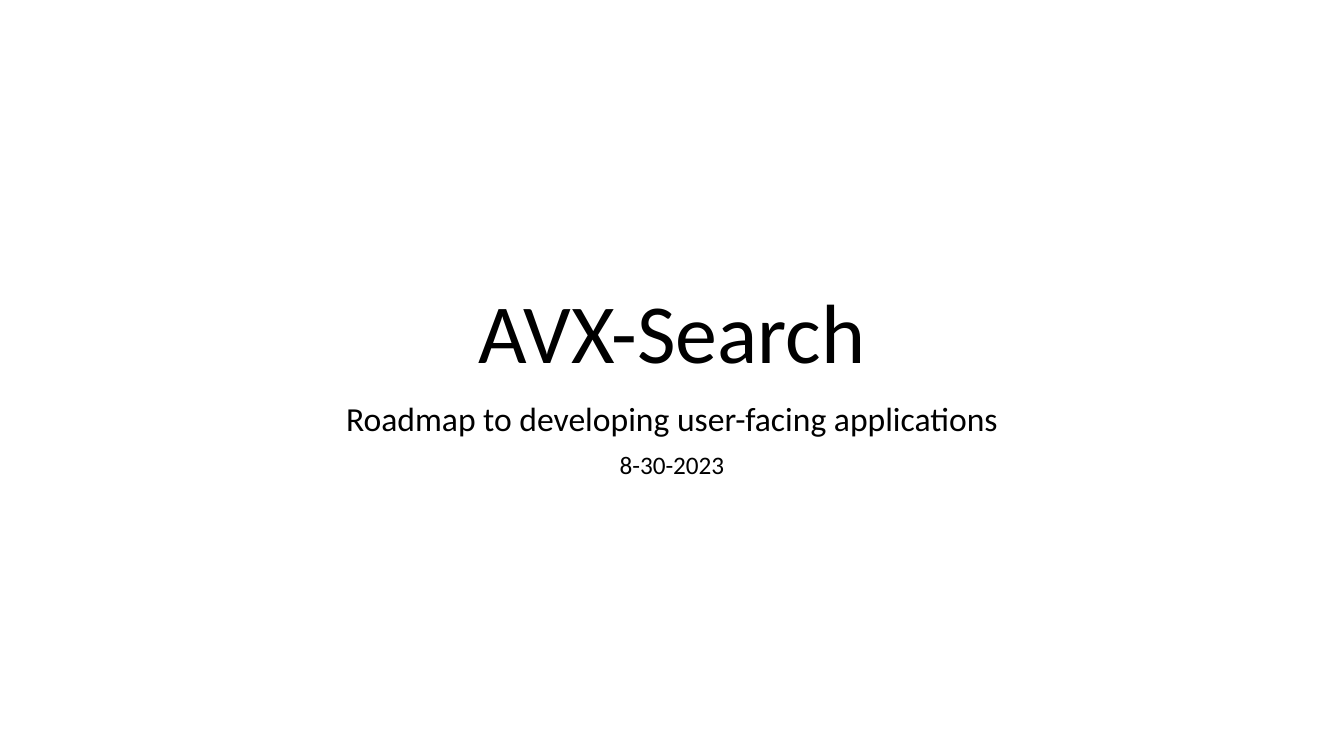
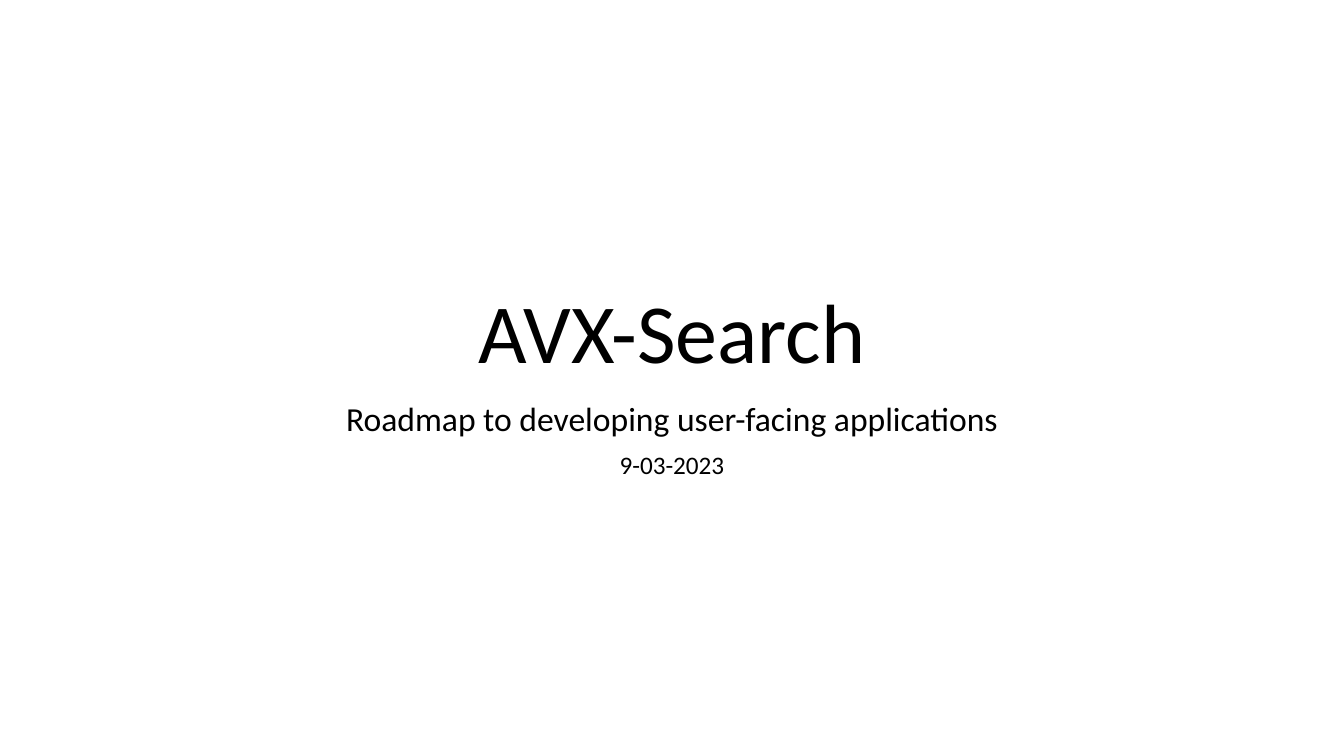
Before and after one commit to AV-Text/AVX, a slide deck: slide 1 of AVXSearch/AVX-Search.pptx. Drawn at 1344x756 pixels with LibreOffice and Linux fonts; fonts in the diff are those of the drawing. Boxes give left, top, right and bottom in pixels: in the first picture for what was removed or moved away, otherwise in the second. Text is boxed around its words. In the diff, an @@ line names an element or a change of style, - is before the commit and + after.

```diff
--- a/AVXSearch/AVX-Search.pptx
+++ b/AVXSearch/AVX-Search.pptx
@@ subtitle at [620,457,725,474]: text changed @@
-8-30-2023
+9-03-2023
```
Also in this commit, not shown: 1 other slide changed, 3 other files.
